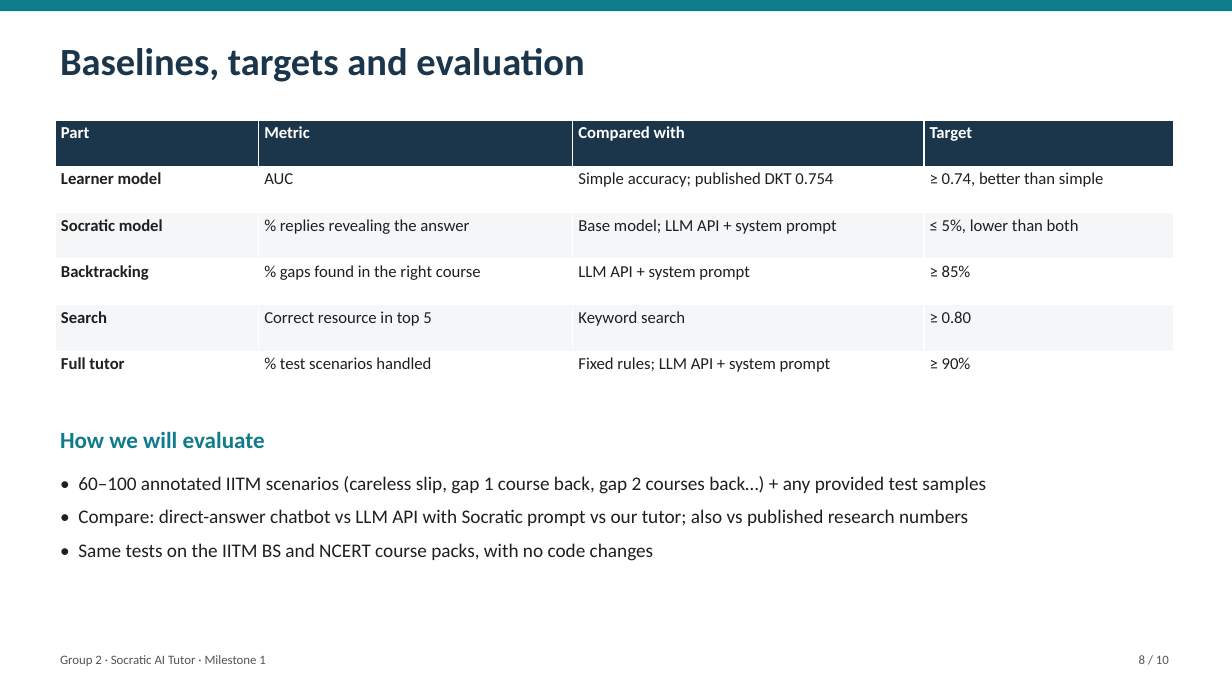
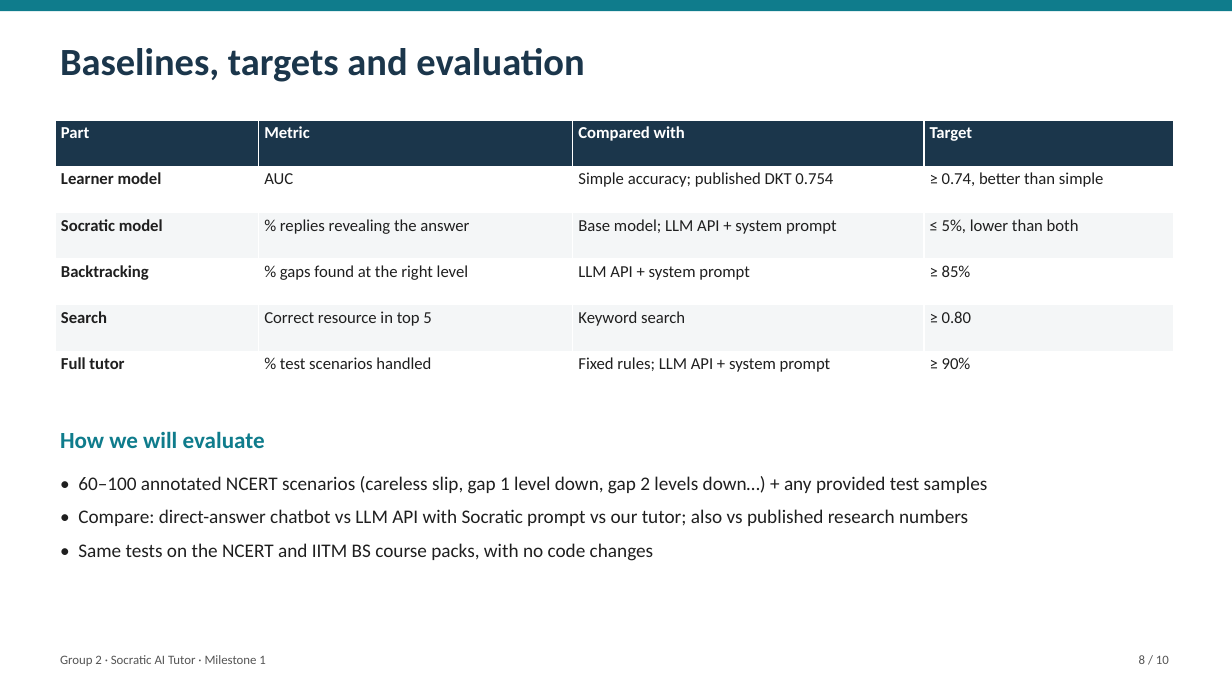
Before and after one commit to Hariomkr147/Group-2-DS-and-AI-Lab-Project, a slide deck: slide 8 of docs/milestone-1/Milestone1_Presentation.pptx. Drawn at 1232x693 pixels with LibreOffice and Linux fonts; fonts in the diff are those of the drawing. Boxes give left, top, right and bottom in pixels: in the first picture for what was removed or moved away, otherwise in the second. Text is boxed around its words. In the diff, an @@ line names an element or a change of style, - is before the commit and + after.

```diff
--- a/docs/milestone-1/Milestone1_Presentation.pptx
+++ b/docs/milestone-1/Milestone1_Presentation.pptx
@@ table at (55,120,1174,397) @@
-row 4, column 2: % gaps found in the right course
+row 4, column 2: % gaps found at the right level
@@ text at (78,476,988,494): text changed @@
-• 60–100 annotated IITM scenarios (careless slip, gap 1 course back, gap 2 courses back…) + any provided test samples
+• 60–100 annotated NCERT scenarios (careless slip, gap 1 level down, gap 2 levels down…) + any provided test samples
@@ text at (78,543,654,561): text changed @@
-• Same tests on the IITM BS and NCERT course packs, with no code changes
+• Same tests on the NCERT and IITM BS course packs, with no code changes
```
Also in this commit, not shown: 8 other slides changed, 6 other files.
